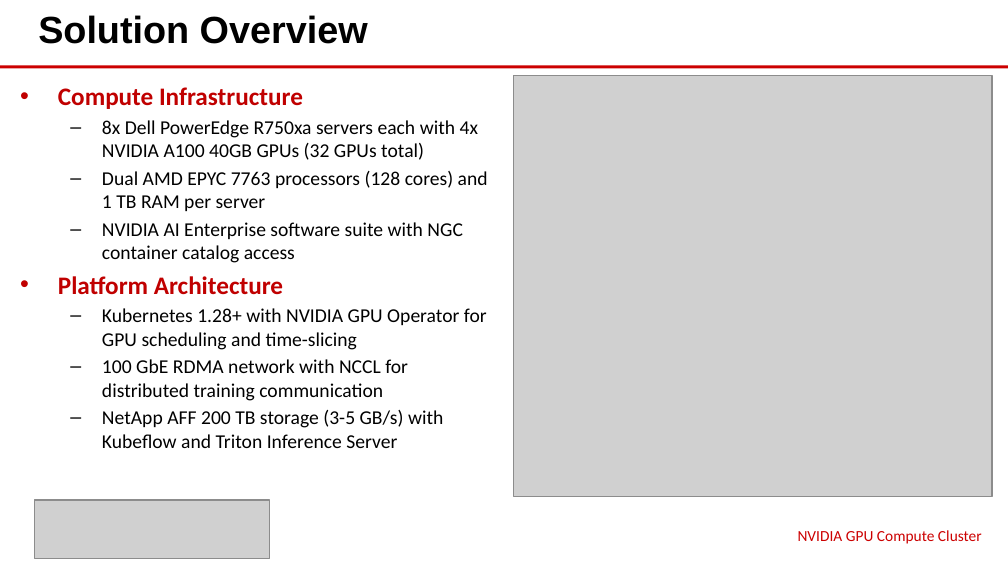
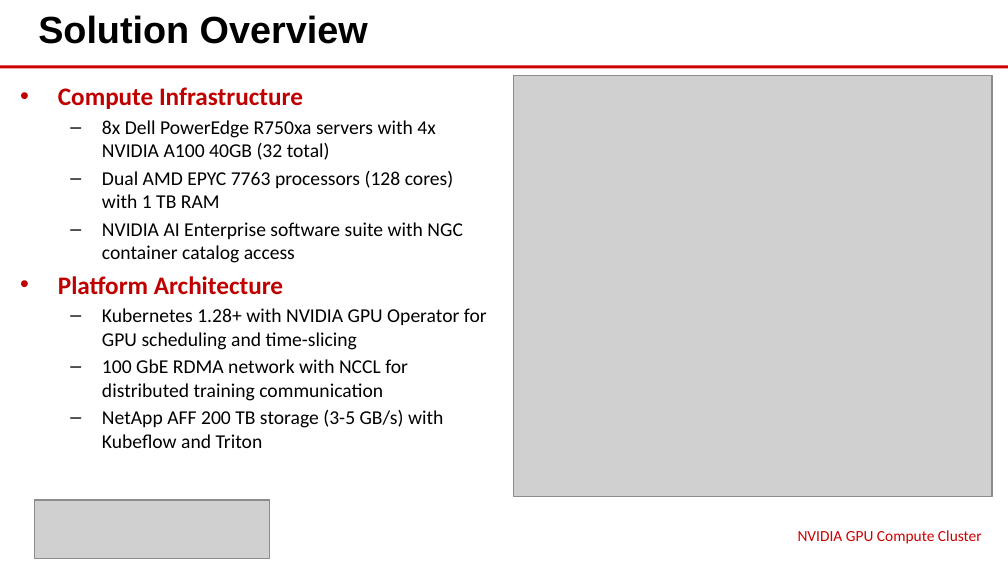
Before and after one commit to eoframework/solutions, a slide deck: slide 4 of solutions/nvidia/ai/gpu-compute-cluster/presales/solution-briefing.pptx. Drawn at 1008x567 pixels with LibreOffice and Linux fonts; fonts in the diff are those of the drawing; grey boxes stand for pictures. Boxes give left, top, right and bottom in pixels: in the first picture for what was removed or moved away, otherwise in the second. Text is boxed around its words. In the diff, an @@ line names an element or a change of style, - is before the commit and + after.

Commit message:
Enforce 13-word limit for Solution Overview sub-items in NVIDIA briefings
- Updated all sub-items in Solution Overview slides to be less than 13 words including title text
- DGX SuperPOD: Condensed 4 sub-items (16→12, 14→10, 13→8, 13→11 words)
- GPU Compute Cluster: Condensed 3 sub-items (15→12, 14→11, 14→12 words)
- Omniverse Enterprise: Condensed 3 sub-items (16→11, 16→11, 14→10 words)
- Removed redundant phrases while preserving technical accuracy
- All 18 sub-items now meet the <13 word requirement
- Regenerated all presentations with updated content

```diff
--- a/solutions/nvidia/ai/gpu-compute-cluster/presales/solution-briefing.pptx
+++ b/solutions/nvidia/ai/gpu-compute-cluster/presales/solution-briefing.pptx
@@ text at (102, 120, 453, 208): text changed @@
-  – 8x Dell PowerEdge R750xa servers each with 4x NVIDIA A100 40GB GPUs (32 GPUs total)
-  – Dual AMD EPYC 7763 processors (128 cores) and 1 TB RAM per server
+  – 8x Dell PowerEdge R750xa servers with 4x NVIDIA A100 40GB (32 total)
+  – Dual AMD EPYC 7763 processors (128 cores) with 1 TB RAM
@@ text at (102, 410, 443, 448): text changed @@
-  – NetApp AFF 200 TB storage (3-5 GB/s) with Kubeflow and Triton Inference Server
+  – NetApp AFF 200 TB storage (3-5 GB/s) with Kubeflow and Triton
```
Also in this commit, not shown: 17 other files.
